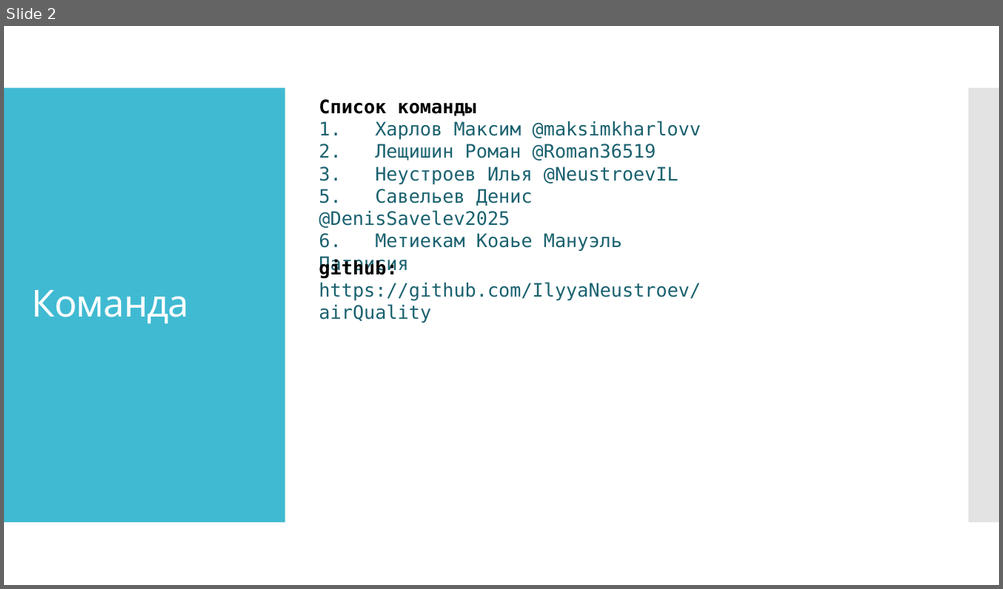
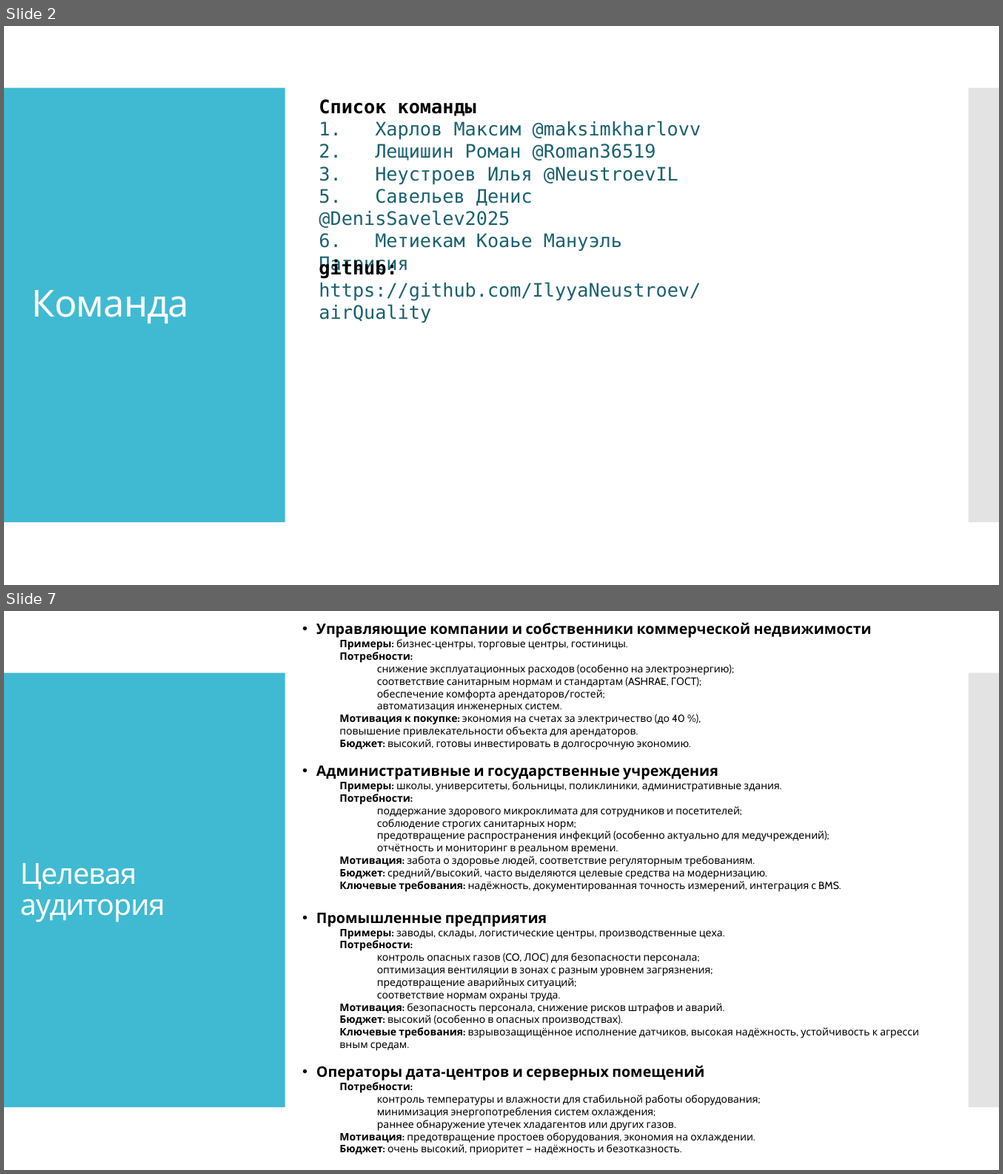
Before and after one commit to IlyyaNeustroev/airQuality, a slide deck: Презентация/АэроМонитор.pptx. Shown one above the other, each under a label of ours: slide 2 before the commit, slides 2 and 7 after it; the slides between them are not shown. The pictures are 1003x589 and 1003x1174 pixels, drawn with LibreOffice and Linux fonts; fonts in the diff are those of the drawing. Boxes give left, top, right and bottom in pixels: in the first picture for what was removed or moved away, otherwise in the second. Text is boxed around its words. In the diff, an @@ line names an element or a change of style, - is before the commit and + after.

```diff
--- a/Презентация/АэроМонитор.pptx
+++ b/Презентация/АэроМонитор.pptx
@@ slide 7 added at (x1=4, y1=611, x2=999, y2=1170), background #FFFFFF; not listed: 2 template elements that a slide beside it also shows @@
@@ text added at (x1=316, y1=622, x2=877, y2=1156), 10 pt, text #000000 @@
+• Управляющие компании и собственники коммерческой недвижимости
+  Примеры: бизнес‑центры, торговые центры, гостиницы.
+  Потребности:
+    снижение эксплуатационных расходов (особенно на электроэнергию);
+    соответствие санитарным нормам и стандартам (ASHRAE, ГОСТ);
+    обеспечение комфорта арендаторов/гостей;
+    автоматизация инженерных систем.
+  Мотивация к покупке: экономия на счетах за электричество (до 40 %), повышение привлекательности объекта для арендаторов.
+  Бюджет: высокий, готовы инвестировать в долгосрочную экономию.
+• Административные и государственные учреждения
+  Примеры: школы, университеты, больницы, поликлиники, административные здания.
+  Потребности:
+    поддержание здорового микроклимата для сотрудников и посетителей;
+    соблюдение строгих санитарных норм;
+    предотвращение распространения инфекций (особенно актуально для медучреждений);
+    отчётность и мониторинг в реальном времени.
+  Мотивация: забота о здоровье людей, соответствие регуляторным требованиям.
+  Бюджет: средний/высокий, часто выделяются целевые средства на модернизацию.
+  Ключевые требования: надёжность, документированная точность измерений, интеграция с BMS.
+• Промышленные предприятия
+  Примеры: заводы, склады, логистические центры, производственные цеха.
+  Потребности:
+    контроль опасных газов (CO, ЛОС) для безопасности персонала;
+    оптимизация вентиляции в зонах с разным уровнем загрязнения;
+    предотвращение аварийных ситуаций;
+    соответствие нормам охраны труда.
+  Мотивация: безопасность персонала, снижение рисков штрафов и аварий.
+  Бюджет: высокий (особенно в опасных производствах).
+  Ключевые требования: взрывозащищённое исполнение датчиков, высокая надёжность, устойчивость к агрессивным средам.
+• Операторы дата‑центров и серверных помещений
+  Потребности:
+    контроль температуры и влажности для стабильной работы оборудования;
+    минимизация энергопотребления систем охлаждения;
+    раннее обнаружение утечек хладагентов или других газов.
+  Мотивация: предотвращение простоев оборудования, экономия на охлаждении.
+  Бюджет: очень высокий, приоритет — надёжность и безотказность.
@@ title added at (x1=20, y1=863, x2=165, y2=923), 28 pt, text #FFFFFF @@
+Целевая аудитория
```
Also in this commit, not shown: 3 slides changed, 7 other slides added, 1 slide removed, 7 other files.
